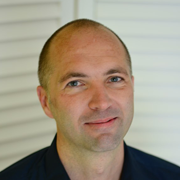
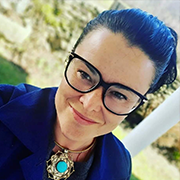
Two versions of the same layered image (180×180). Layer-by-layer changes:
added layer "WhatsApp Image 2023-03-30 at 23.38.291" above "WhatsApp Image 2023-03-30 at 23.38.29" over [0, 0, 180, 180]
added layer "WhatsApp Image 2023-03-30 at 23.38.29" above "Layer 1" over [0, 0, 180, 179]
